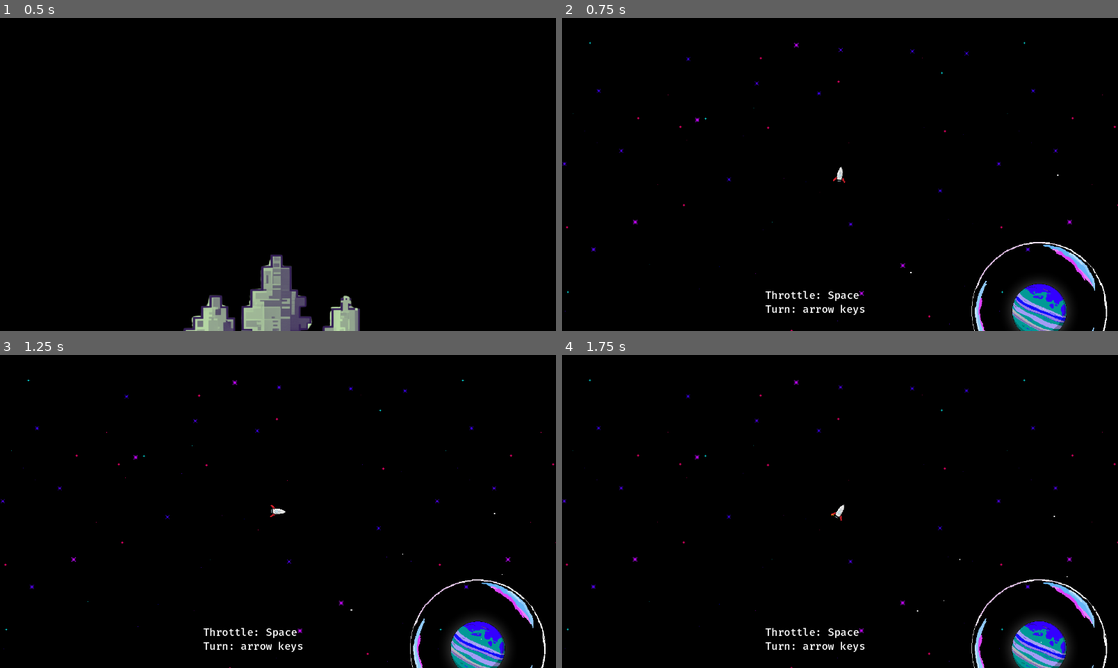
Above: before the commit, frames 1-4 (two rows, left to right).
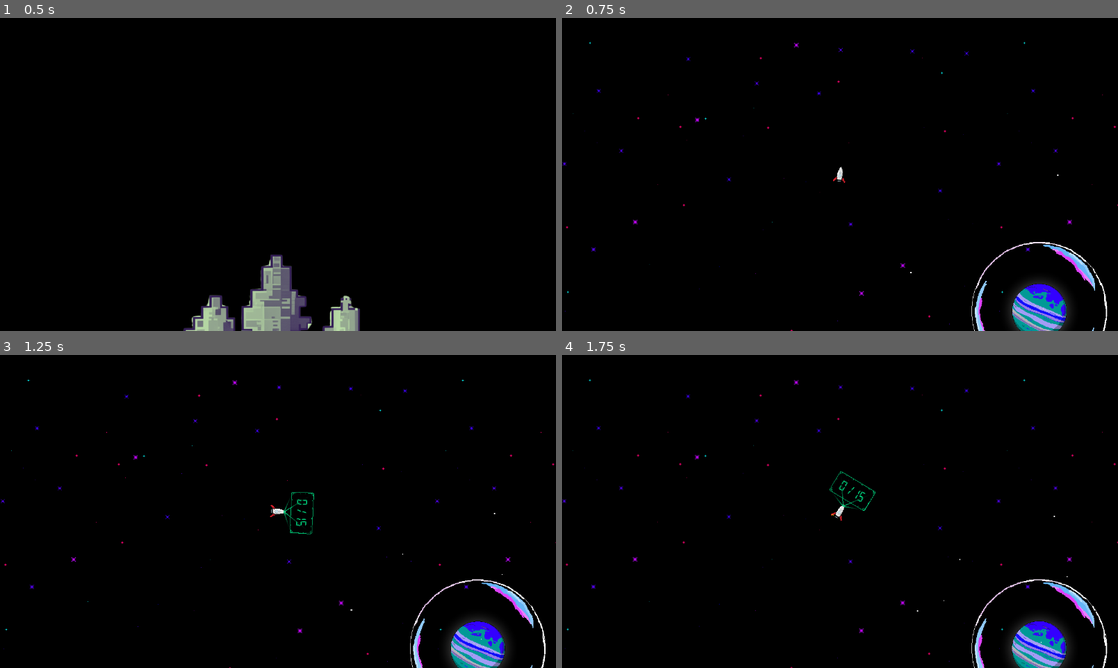
Above: after the commit, the same moments.

Repository: bjornarprytz/bubbleoids
Game: Godot game, scene res://splash.tscn
Same seed, same stepped clock (60 frames per second), same inputs: the game is played once before the commit and once after it. Sound files missing from this copy of the repository are replaced by a short silence.
Inputs (mouse positions are in pixels of both pictures, inside the frame that each line leads up to):
- Up to frame 1 (0.5 s): no input
- Up to frame 2 (0.75 s): move the mouse to (962, 158) at 0.52 s; hold Right (ui_right) from 0.53 s (still down); hold Space (throttle) from 0.53 s (still down); click (962, 158) at 0.67 s
- Up to frame 3 (1.25 s): keep holding Right (ui_right); keep holding Space (throttle); tap Ctrl (hud, bound only after the commit) at 0.8 s
- Up to frame 4 (1.75 s): move the mouse to (728, 527) at 1.27 s; release Right (ui_right) at 1.28 s; release Space (throttle) at 1.28 s; hold Left (ui_left) from 1.28 s (still down); tap Ctrl (hud, bound only after the commit) at 1.35 s; tap Space (throttle) at 1.55 s

Frame 1 is identical in both runs. In frame 2, 0.3% of the frame differs, in the area x 36-55%, y 87-95%; in frame 3, 0.5%; in frame 4, 0.5%, in the area x 36-57%, y 37-95%.

Commit message:
cool tracks

Diff:
--- a/src/autoloads/event_bus.gd
+++ b/src/autoloads/event_bus.gd
@@ -1,6 +1,7 @@
 class_name EventBus
 extends Node2D
 
+const goal: int = 15
 
 # Add signals here for game-wide events. Access through the Events singleton
 
--- a/src/autoloads/symphony.gd
+++ b/src/autoloads/symphony.gd
@@ -4,14 +4,15 @@
 
 var _streamPlayers: Dictionary[String, AudioStreamPlayer] = {}
 
-const tempo : int = 102
+const tempo: int = 102
 
-var instruments: Array[AudioStream] = [
-	preload("res://assets/audio/Soundship.wav")
-]
-
+var instruments: Array[AudioStream] = []
+const symphony_folder = "res://assets/audio/symphony/"
 func _ready() -> void:
-	instruments.shuffle()
+	for file in DirAccess.get_files_at(symphony_folder):
+		if (file.ends_with(".wav")):
+			instruments.push_back(ResourceLoader.load(symphony_folder + file))
+	pass
 
 var time_counter: float = 0.0
 var seconds_per_beat: float = 60.0 / tempo
@@ -56,7 +57,7 @@
 	player.finished.connect(player.play)
 	var instrument = instruments.pop_front() as AudioStream
 
-	_streamPlayers[instrument.resource_name] = player
+	_streamPlayers[instrument.resource_path] = player
 	var current_playback_position: float = 0.0
 	if (_streamPlayers.size() > 0):
 		current_playback_position = _streamPlayers.values()[0].get_playback_position()
--- a/src/global_theme.tres
+++ b/src/global_theme.tres
@@ -1,8 +1,7 @@
-[gd_resource type="Theme" load_steps=8 format=3 uid="uid://bhttketftlysp"]
+[gd_resource type="Theme" load_steps=7 format=3 uid="uid://bhttketftlysp"]
 
 [ext_resource type="Texture2D" uid="uid://b3j5t5dtouj45" path="res://assets/panel-texture.png" id="1_hanp0"]
-[ext_resource type="FontFile" uid="uid://vf6yvj2lvqpc" path="res://assets/fonts/Fira_Code/static/FiraCode-Bold.ttf" id="2_hmq0m"]
-[ext_resource type="FontFile" uid="uid://kc4hnm1j4fxk" path="res://assets/fonts/Fira_Code/static/FiraCode-Medium.ttf" id="3_swvbi"]
+[ext_resource type="FontFile" uid="uid://bfsh70ccy7c6m" path="res://assets/img/TypoDigitDemo-VG9lV.ttf" id="2_mp206"]
 [ext_resource type="FontFile" uid="uid://b5skvr8ealnht" path="res://assets/fonts/Bona_Nova_SC/BonaNovaSC-Bold.ttf" id="4_hijak"]
 [ext_resource type="FontFile" uid="uid://bb122o3gnfkmh" path="res://assets/fonts/Bona_Nova_SC/BonaNovaSC-Italic.ttf" id="5_x5u83"]
 [ext_resource type="FontFile" uid="uid://dcf1hls2gfcfc" path="res://assets/fonts/Bona_Nova_SC/BonaNovaSC-Regular.ttf" id="6_m0kks"]
@@ -16,10 +15,8 @@
 
 [resource]
 PanelContainer/styles/panel = SubResource("StyleBoxTexture_a20gn")
-RichTextLabel/font_sizes/normal_font_size = 24
-RichTextLabel/fonts/bold_font = ExtResource("2_hmq0m")
-RichTextLabel/fonts/mono_font = ExtResource("3_swvbi")
-RichTextLabel/fonts/normal_font = ExtResource("3_swvbi")
+RichTextLabel/font_sizes/normal_font_size = 32
+RichTextLabel/fonts/normal_font = ExtResource("2_mp206")
 Title/base_type = &"RichTextLabel"
 Title/font_sizes/bold_font_size = 32
 Title/font_sizes/italics_font_size = 32
--- a/src/main.gd
+++ b/src/main.gd
@@ -4,7 +4,7 @@
 
 
 func _ready() -> void:
-	Symphony.add_instrument()
+	pass
 
 func _process(delta: float) -> void:
 	camera.position = player.position
--- a/src/main.tscn
+++ b/src/main.tscn
@@ -9,16 +9,6 @@
 
 [node name="CanvasLayer" type="CanvasLayer" parent="."]
 
-[node name="Tutorial" type="RichTextLabel" parent="CanvasLayer"]
-offset_left = 468.0
-offset_top = 622.0
-offset_right = 814.0
-offset_bottom = 701.0
-text = "Throttle: Space
-Turn: arrow keys"
-fit_content = true
-autowrap_mode = 0
-
 [node name="Player" parent="." instance=ExtResource("2_0xm2m")]
 unique_name_in_owner = true
 position = Vector2(899, 330)
--- a/src/player.gd
+++ b/src/player.gd
@@ -2,11 +2,47 @@
 extends RigidBody2D
 
 @export var speed: float = 100.0
-@export var rotation_speed: float = 3.0  # Lowered for smoother rotation
+@export var rotation_speed: float = 3.0 # Lowered for smoother rotation
+
 @onready var exhaust: CPUParticles2D = %Exhaust
+@onready var hud: PanelContainer = %Hud
+@onready var goal: RichTextLabel = %Goal
 
 var throttle: bool = false
 var turn: float = 0.0
+var force_show_hud = false
+
+var discovered: Array[String] = []
+
+func _ready() -> void:
+	goal.text = "%s / %s" % [discovered.size(), Events.goal]
+
+func discover(planet: Planet):
+	if planet.type in discovered:
+		return
+
+	discovered.push_back(planet.type)
+	Symphony.add_instrument()
+	goal.text = "%s / %s" % [discovered.size(), Events.goal]
+
+	if (force_show_hud):
+		return
+	await show_hud()
+	await get_tree().create_timer(2.0).timeout
+	if (!force_show_hud):
+		hud.hide()
+
+	if (discovered.size() >= Events.goal):
+		Events.game_over.emit(true)
+
+func show_hud():
+	hud.show()
+	# flicker the goal text
+	await get_tree().create_timer(0.1).timeout
+	hud.hide()
+	await get_tree().create_timer(0.1).timeout
+	hud.show()
+
 
 func _input(event: InputEvent) -> void:
 	if event.is_action_pressed("throttle"):
@@ -16,17 +52,25 @@
 		throttle = false
 		exhaust.emitting = false
 
+	if event.is_action_pressed("hud"):
+		force_show_hud = true
+		show_hud()
+	elif event.is_action_released("hud"):
+		force_show_hud = false
+		hud.hide()
+
+
 	# Get rotation input (supports both keyboard and joystick)
 	turn = Input.get_axis("ui_left", "ui_right")
 
 func _physics_process(delta: float) -> void:
 	# Thrust in the direction the spaceship is facing
 	if throttle:
-		var direction = Vector2.UP.rotated(rotation)  # Correct forward direction
+		var direction = Vector2.UP.rotated(rotation) # Correct forward direction
 		apply_central_impulse(direction * speed * delta)
 
 	# Rotate based on input
 	if turn != 0:
-		angular_velocity = turn * rotation_speed  # Better handling than manual rotate()
+		angular_velocity = turn * rotation_speed # Better handling than manual rotate()
 	else:
-		angular_velocity = 0  # Stop spinning when no input
+		angular_velocity = 0 # Stop spinning when no input
--- a/src/player.tscn
+++ b/src/player.tscn
@@ -12,6 +12,10 @@
 _limits = [-1.0, 1.0, 0.0, 1.0]
 _data = [Vector2(0, 1), 0.0, 0.0, 0, 0, Vector2(1, 1), 0.0, 0.0, 0, 0]
 point_count = 2
+
+[sub_resource type="Gradient" id="Gradient_i3pqv"]
+offsets = PackedFloat32Array(0.522059, 1)
+colors = PackedColorArray(1, 1, 1, 1, 0, 0, 0, 0)
 
 [node name="Player" type="RigidBody2D"]
 texture_filter = 1
@@ -40,3 +44,44 @@
 hue_variation_min = -1.0
 hue_variation_max = 1.0
 hue_variation_curve = SubResource("Curve_onrkg")
+
+[node name="Hud" type="PanelContainer" parent="."]
+unique_name_in_owner = true
+visible = false
+modulate = Color(0, 0.803922, 0.478431, 1)
+z_index = 1
+offset_left = -47.0
+offset_top = -81.0
+offset_right = 48.0
+offset_bottom = -29.0
+
+[node name="CenterContainer" type="CenterContainer" parent="Hud"]
+layout_mode = 2
+
+[node name="Goal" type="RichTextLabel" parent="Hud/CenterContainer"]
+unique_name_in_owner = true
+layout_mode = 2
+bbcode_enabled = true
+text = "10 / 15"
+fit_content = true
+autowrap_mode = 0
+
+[node name="projection" type="Line2D" parent="Hud"]
+points = PackedVector2Array(47, 67, 1, 0)
+width = 2.0
+gradient = SubResource("Gradient_i3pqv")
+
+[node name="projection2" type="Line2D" parent="Hud"]
+points = PackedVector2Array(47, 67, 2, 50)
+width = 2.0
+gradient = SubResource("Gradient_i3pqv")
+
+[node name="projection3" type="Line2D" parent="Hud"]
+points = PackedVector2Array(47, 67, 93, 3)
+width = 2.0
+gradient = SubResource("Gradient_i3pqv")
+
+[node name="projection4" type="Line2D" parent="Hud"]
+points = PackedVector2Array(47, 67, 93, 50)
+width = 2.0
+gradient = SubResource("Gradient_i3pqv")
--- a/src/project.godot
+++ b/src/project.godot
@@ -49,6 +49,13 @@
 "deadzone": 0.2,
 "events": [Object(InputEventJoypadButton,"resource_local_to_scene":false,"resource_name":"","device":-1,"button_index":0,"pressure":0.0,"pressed":true,"script":null)
 , Object(InputEventKey,"resource_local_to_scene":false,"resource_name":"","device":-1,"window_id":0,"alt_pressed":false …(182 unchanged characters)…
+, Object(InputEventKey,"resource_local_to_scene":false,"resource_name":"","device":-1,"window_id":0,"alt_pressed":false,"shift_pressed":false,"ctrl_pressed":false,"meta_pressed":false,"pressed":false,"keycode":0,"physical_keycode":4194320,"key_label":0,"unicode":0,"location":0,"echo":false,"script":null)
+]
+}
+hud={
+"deadzone": 0.2,
+"events": [Object(InputEventJoypadButton,"resource_local_to_scene":false,"resource_name":"","device":-1,"button_index":2,"pressure":0.0,"pressed":true,"script":null)
+, Object(InputEventKey,"resource_local_to_scene":false,"resource_name":"","device":-1,"window_id":0,"alt_pressed":false,"shift_pressed":false,"ctrl_pressed":false,"meta_pressed":false,"pressed":false,"keycode":0,"physical_keycode":4194326,"key_label":0,"unicode":0,"location":0,"echo":false,"script":null)
 ]
 }
 
--- a/src/world/planet.gd
+++ b/src/world/planet.gd
@@ -50,13 +50,16 @@
 
 var size: float = 1.0
 var bubble_popped = false
+var type: String
 
 var radius: float:
 	get:
 		return gravity_well_shape.shape.radius * size
 
 func _ready() -> void:
-	sprite.texture = planet_sprites.pick_random()
+	var texture = planet_sprites.pick_random()
+	sprite.texture = texture
+	type = texture.get_path().get_file().get_basename()
 
 func set_size(s: float):
 	size = s
@@ -67,7 +70,6 @@
 	if bubble_popped:
 		return
 	bubble_popped = true
-	Symphony.add_instrument()
 	Symphony.beat.connect(_on_beat)
 	bubble.hide()
 	pop.emitting = true
@@ -85,3 +87,4 @@
 func _on_negate_gravity_body_entered(body: Node2D) -> void:
 	if (body is Player):
 		_pop_bubble()
+		body.discover(self)
--- a/src/world/sector.gd
+++ b/src/world/sector.gd
@@ -15,7 +15,6 @@
 var coordinates: Vector2 = Vector2()
 
 func set_coords_and_regenerate_planets(coords: Vector2i) -> void:
-
 	self.coordinates = coords
 
 	# Seed the random number generator
Not shown, removed: src/assets/audio/Soundship.wav.import
Not shown, added: src/assets/audio/symphony/Soundship01.wav.import
Not shown, added: src/assets/audio/symphony/Soundship02.wav.import
Not shown, added: src/assets/audio/symphony/Soundship03.wav.import
Not shown, added: src/assets/audio/symphony/Soundship04.wav.import
Not shown, added: src/assets/audio/symphony/Soundship05.wav.import
Not shown, added: src/assets/audio/symphony/Soundship06.wav.import
Not shown, added: src/assets/audio/symphony/Soundship07.wav.import
Not shown, added: src/assets/audio/symphony/Soundship08.wav.import
Not shown, added: src/assets/audio/symphony/Soundship09.wav.import
Not shown, added: src/assets/audio/symphony/Soundship10.wav.import
Not shown, added: src/assets/audio/symphony/Soundship11.wav.import
(and 25 more such lines)
